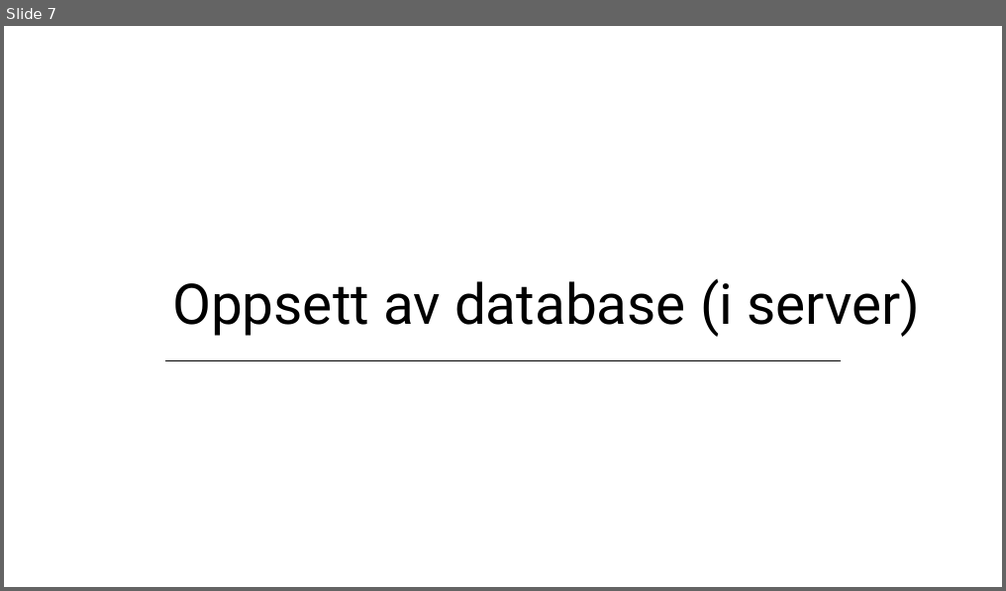
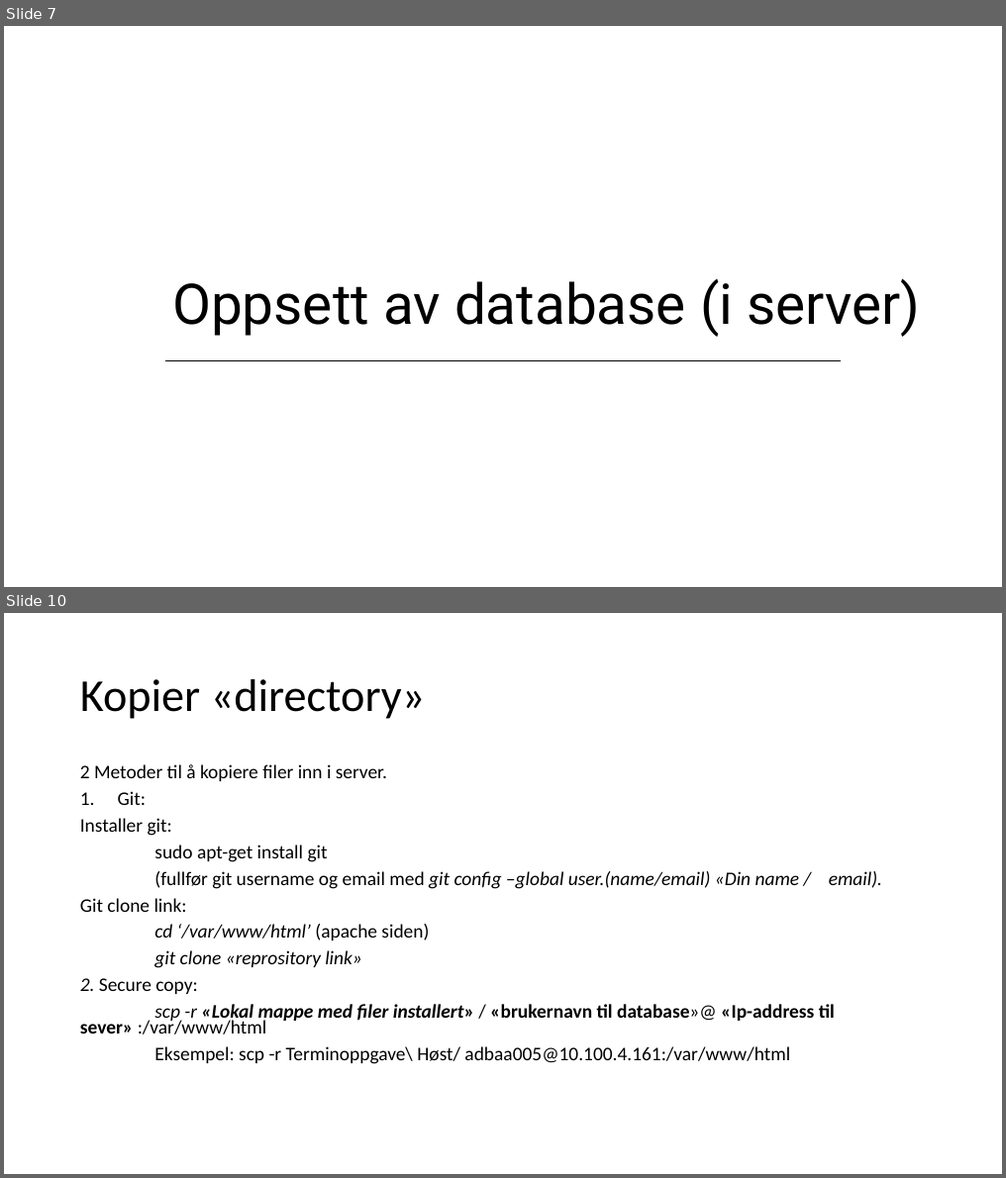
Before and after one commit to HeyItsAp/terminoppgave, a slide deck: Dokumenter/IT-veilendning.pptx. Shown one above the other, each under a label of ours: slide 7 before the commit, slides 7 and 10 after it; the slides between them are not shown. The pictures are 1006x591 and 1006x1178 pixels, drawn with LibreOffice and Linux fonts; fonts in the diff are those of the drawing. Boxes give left, top, right and bottom in pixels: in the first picture for what was removed or moved away, otherwise in the second. Text is boxed around its words. In the diff, an @@ line names an element or a change of style, - is before the commit and + after.

```diff
--- a/Dokumenter/IT-veilendning.pptx
+++ b/Dokumenter/IT-veilendning.pptx
@@ slide 10 added at (4, 613, 1002, 1174), background #FFFFFF @@
@@ title added at (80, 679, 426, 719), 44 pt, text #000000 @@
+Kopier «directory»
@@ text added at (80, 764, 882, 1064), 18.5 pt, text #000000 @@
+2 Metoder til å kopiere filer inn i server.
+1. Git:
+Installer git:
+sudo apt-get install git
+(fullfør git username og email med git config –global user.(name/email) «Din name / email).
+Git clone link:
+cd ‘/var/www/html’ (apache siden)
+git clone «reprository link»
+2. Secure copy:
+scp -r «Lokal mappe med filer installert» / «brukernavn til database»@ «Ip-address til sever» :/var/www/html
+Eksempel: scp -r Terminoppgave\ Høst/ adbaa005@10.100.4.161:/var/www/html
```
Also in this commit, not shown: 2 slides changed, 3 other slides added.
